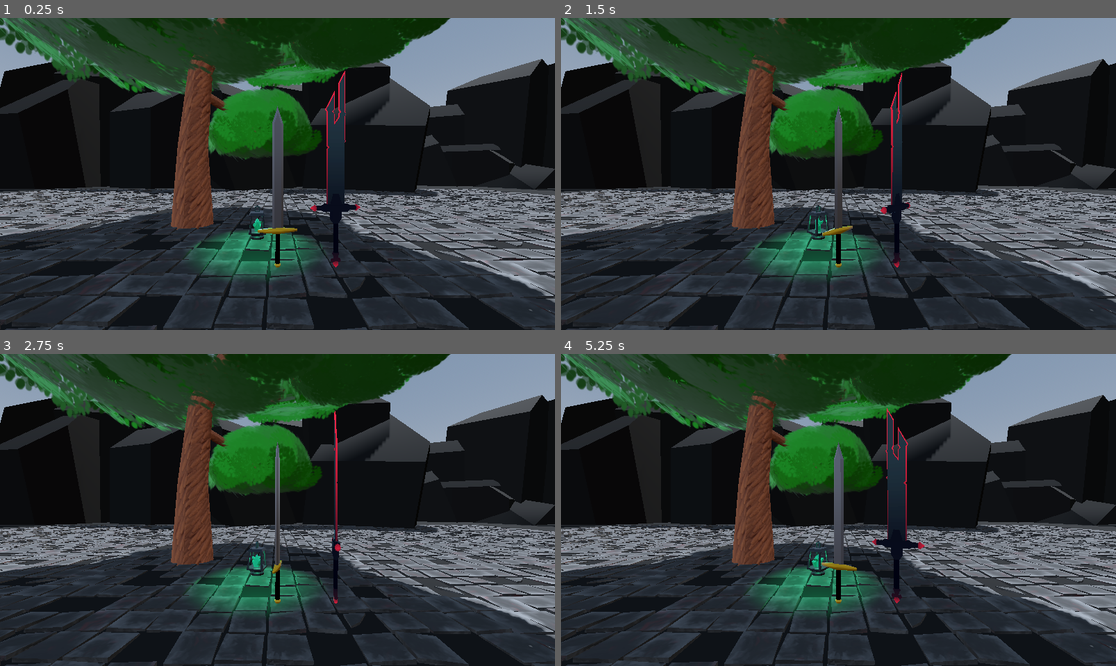
Above: before the commit, frames 1-4 (two rows, left to right).
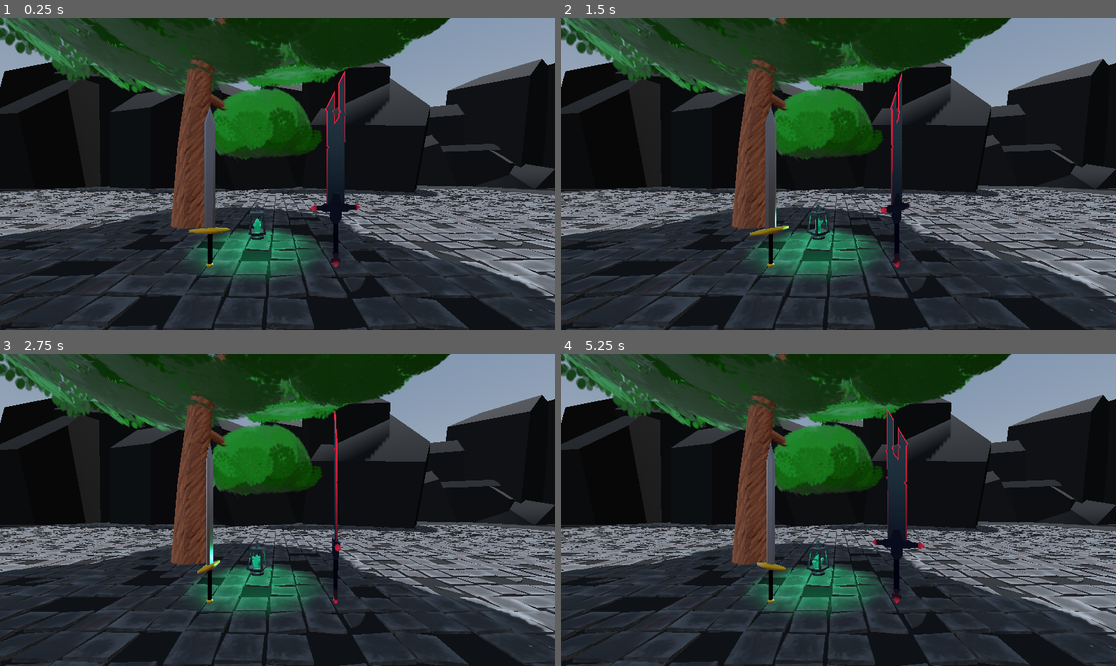
Above: after the commit, the same moments.

Repository: KameronHodge/KameronHodge.github.io
Game: Godot game, scene res://Scenes/display.tscn
The game is run twice, just before and just after one commit, with the same random seed, the same clock (stepped at 60 frames per second) and the same inputs.
Inputs:
- Up to frame 1 (0.25 s): no input
- Up to frame 2 (1.5 s): no input
- Up to frame 3 (2.75 s): no input
- Up to frame 4 (5.25 s): tap Enter at 5 s

The runs differ from the first frame. In frame 1, 1.7% of the frame differs, in the area x 34-54%, y 28-80%; in frame 2, 1.5%; in frame 3, 1.0%; in frame 4, 1.5%.

Commit message:
Update display.tscn

Diff:
--- a/project/webportfoliotest/Scenes/display.tscn
+++ b/project/webportfoliotest/Scenes/display.tscn
@@ -39,7 +39,7 @@
 environment = SubResource("Environment_tbhi7")
 
 [node name="sword" parent="." instance=ExtResource("1_odar2")]
-transform = Transform3D(0.490167, 0, 0, 0, -2.14259e-08, -0.490167, 0, 0.490167, -2.14259e-08, 0.00288275, -2.42239, 0)
+transform = Transform3D(0.490167, 0, 0, 0, -2.14259e-08, -0.490167, 0, 0.490167, -2.14259e-08, -4.577, -2.42239, 0)
 script = ExtResource("2_oe3w4")
 
 [node name="Camera3D" type="Camera3D" parent="."]
